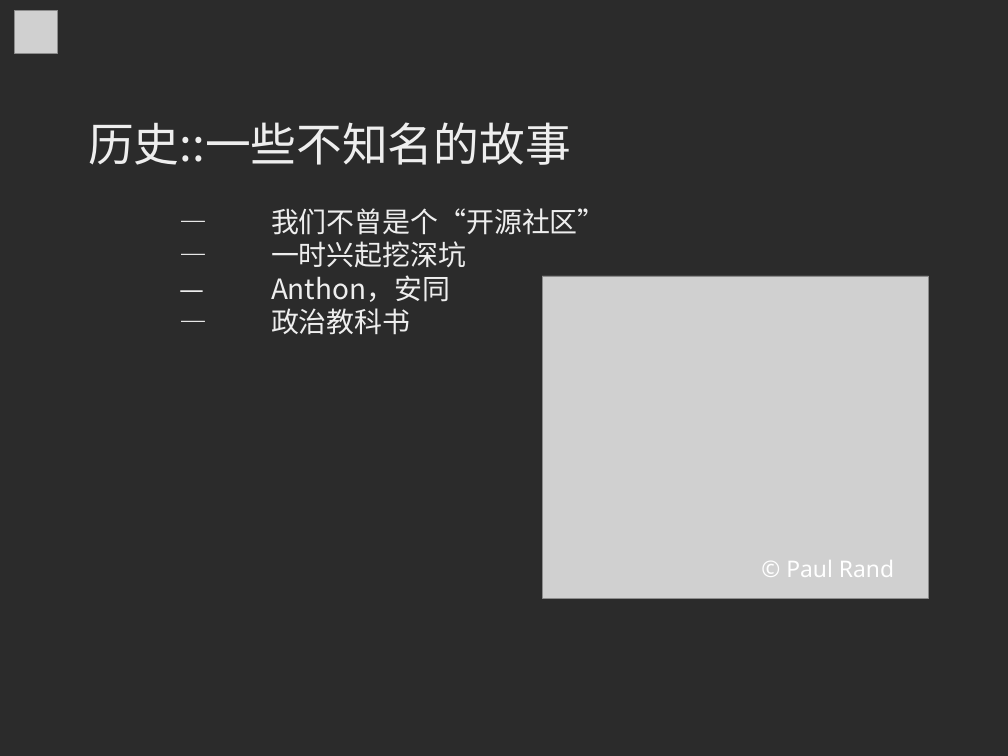
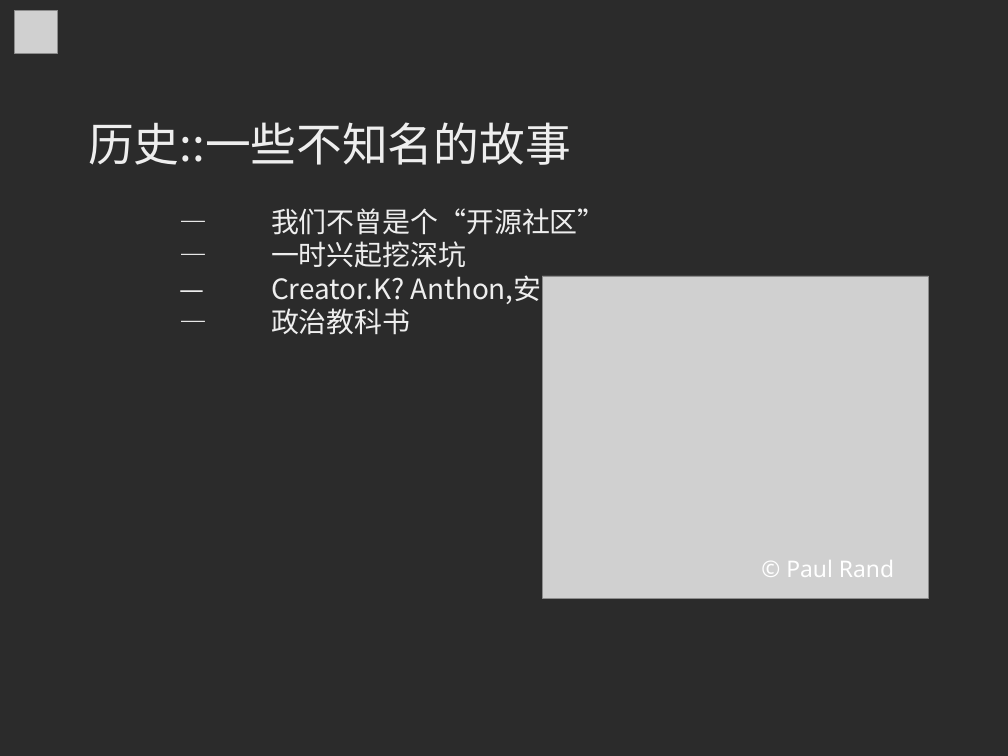
Before and after one commit to MingcongBai/soscon-2018-talk, a slide deck: slide 2 of slide.odp. Drawn at 1008x756 pixels with LibreOffice and Linux fonts; fonts in the diff are those of the drawing; grey boxes stand for pictures; background and template pictures are left out; a plain dark background stands for a picture behind light text. Boxes give left, top, right and bottom in pixels: in the first picture for what was removed or moved away, otherwise in the second. Text is boxed around its words. In the diff, an @@ line names an element or a change of style, - is before the commit and + after.

```diff
--- a/slide.odp
+++ b/slide.odp
@@ text at <box>271,275,570,306</box>: text changed @@
-— Anthon，安同
+— Creator.K? Anthon,安同
```
Also in this commit, not shown: 4 other slides changed.
